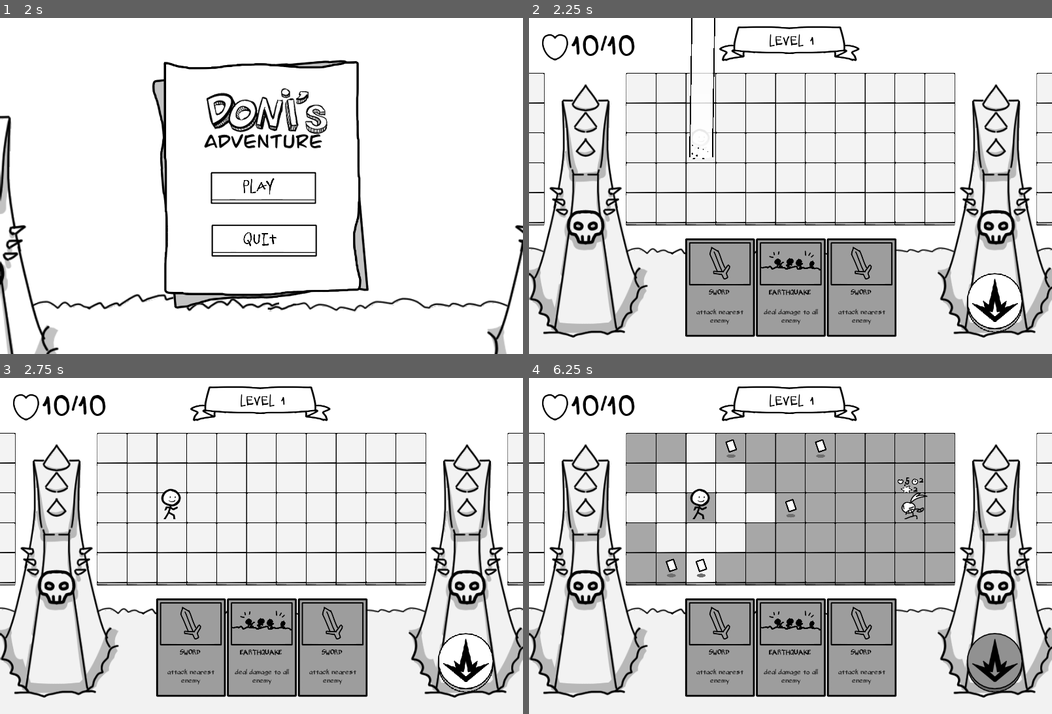
Above: before the commit, frames 1-4 (two rows, left to right).
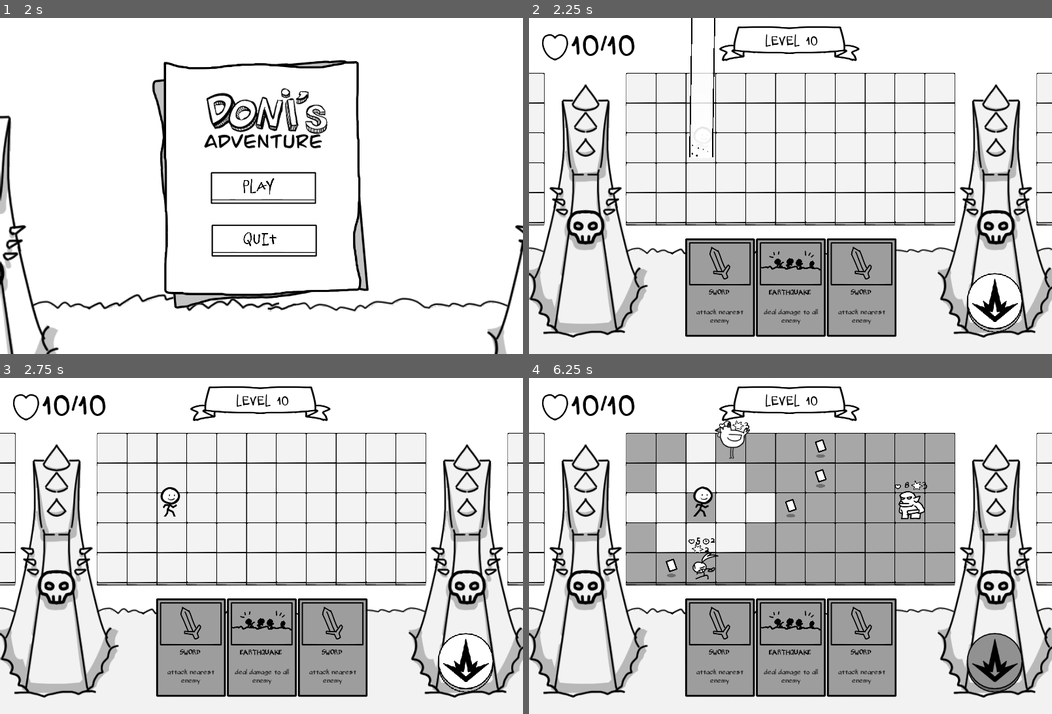
Above: after the commit, the same moments.

Repository: Frmeta/doni-adventure
Game: Godot game, scene res://scene/Splash.tscn
Two runs of this game, one before a commit and one after it. Both use one fixed random seed, a clock stepped at 60 frames per second and the inputs below. The engine's default icon, where the game draws it, is replaced by a stand-in: a white triangle on a blue panel in a dark square.
Inputs (mouse positions are in pixels of both pictures, inside the frame that each line leads up to):
- Up to frame 1 (2 s): tap Enter (ui_accept) at 0.5, 0.77, 1.52 s; move the mouse to (376, 169) at 0.52 s; hold D 0.53-1.28 s; tap F at 0.6 s; click (376, 169) at 0.67 s; tap R at 0.8, 1.35 s; move the mouse to (156, 202) at 1.27 s; tap E at 1.55 s
- Up to frame 2 (2.25 s): click "PLAY" at 2 s
- Up to frame 3 (2.75 s): no input
- Up to frame 4 (6.25 s): click (994, 663) at 2.75 s; move the mouse to (717, 660) at 3.52 s; hold D 3.53-5.03 s; tap E at 3.6, 6.05 s; click (717, 660) at 3.67 s; tap O at 3.8, 4.35 s; move the mouse to (790, 660) at 4.27 s; click (790, 660) at 4.42 s; tap Enter (ui_accept) at 4.52, 5.27, 6.02 s; tap F at 4.55, 5.85 s; move the mouse to (863, 660) at 5.02 s; click (863, 660) at 5.1 s; tap R at 5.3 s; move the mouse to (638, 448) at 5.77 s; click (638, 448) at 5.92 s

Frame 1 is identical in both runs. In frame 2, 0.2% of the frame differs, in the area x 31-56%, y 4-43%; in frame 3, 0.3%; in frame 4, 1.7%, in the area x 30-77%, y 4-62%.

Commit message:
Implement cheatcode

Diff:
--- a/prefab/player.tscn
+++ b/prefab/player.tscn
@@ -38,6 +38,28 @@
 [ext_resource path="res://sprite/playerWin/playerWin0003.png" type="Texture" id=36]
 [ext_resource path="res://sprite/playerWin/playerWin0007.png" type="Texture" id=37]
 [ext_resource path="res://sprite/playerWin/playerWin0008.png" type="Texture" id=38]
+[ext_resource path="res://sprite/shine/shine0000.png" type="Texture" id=39]
+[ext_resource path="res://sprite/shine/shine0005.png" type="Texture" id=40]
+[ext_resource path="res://sprite/shine/shine0004.png" type="Texture" id=41]
+[ext_resource path="res://sprite/shine/shine0002.png" type="Texture" id=42]
+[ext_resource path="res://sprite/shine/shine0003.png" type="Texture" id=43]
+[ext_resource path="res://sprite/shine/shine0001.png" type="Texture" id=44]
+
+[sub_resource type="SpriteFrames" id=3]
+animations = [ {
+"frames": [ ExtResource( 39 ), ExtResource( 44 ), ExtResource( 42 ), ExtResource( 43 ), ExtResource( 41 ), ExtResource( 40 ) ],
+"loop": true,
+"name": "idle",
+"speed": 5.0
+} ]
+
+[sub_resource type="SpriteFrames" id=4]
+animations = [ {
+"frames": [ ExtResource( 39 ), ExtResource( 44 ), ExtResource( 42 ), ExtResource( 43 ), ExtResource( 41 ), ExtResource( 40 ) ],
+"loop": true,
+"name": "idle",
+"speed": 2.0
+} ]
 
 [sub_resource type="SpriteFrames" id=2]
 animations = [ {
@@ -82,12 +104,26 @@
 max_health = 10
 bullet = ExtResource( 22 )
 
+[node name="Penanda Cheat" type="AnimatedSprite" parent="."]
+modulate = Color( 0.211765, 0.211765, 0.211765, 1 )
+frames = SubResource( 3 )
+animation = "idle"
+frame = 2
+playing = true
+
+[node name="Penanda Cheat2" type="AnimatedSprite" parent="."]
+position = Vector2( -2, 0 )
+rotation = 0.73739
+frames = SubResource( 4 )
+animation = "idle"
+frame = 5
+playing = true
+
 [node name="AnimatedSprite" type="AnimatedSprite" parent="."]
-position = Vector2( 3, -21 )
+position = Vector2( 5, -28 )
 scale = Vector2( -1, 1 )
 frames = SubResource( 2 )
 animation = "idle"
-frame = 1
 playing = true
 flip_h = true
 
--- a/project.godot
+++ b/project.godot
@@ -40,6 +40,7 @@
 [autoload]
 
 SoundManager="*res://prefab/SoundManager.tscn"
+CheatSingleton="*res://script/CheatSingleton.gd"
 
 [display]
 
--- a/scene/Level.tscn
+++ b/scene/Level.tscn
@@ -19,6 +19,7 @@
 [ext_resource path="res://prefab/PauseScreen.tscn" type="PackedScene" id=17]
 [ext_resource path="res://sprite/game/button0000.png" type="Texture" id=18]
 [ext_resource path="res://sprite/game/button0001.png" type="Texture" id=19]
+[ext_resource path="res://script/CheatManager.gd" type="Script" id=20]
 
 [sub_resource type="Animation" id=3]
 length = 0.001
@@ -149,6 +150,7 @@
 
 [node name="Level" type="Node2D"]
 script = ExtResource( 3 )
+current_level = 10
 
 [node name="Cam" parent="." instance=ExtResource( 12 )]
 
@@ -163,8 +165,8 @@
 texture = ExtResource( 10 )
 
 [node name="Transition" parent="CanvasLayer" instance=ExtResource( 15 )]
-margin_right = 68292.8
-margin_bottom = 41684.0
+margin_right = 70720.4
+margin_bottom = 43169.0
 
 [node name="HealthText" type="Label" parent="CanvasLayer"]
 margin_left = 113.0
@@ -339,5 +341,8 @@
 z_index = -10
 texture = ExtResource( 11 )
 
+[node name="CheatManager" type="Node2D" parent="."]
+script = ExtResource( 20 )
+
 [connection signal="pressed" from="CanvasLayer/AttackButton" to="." method="_on_TextureButton_pressed"]
 [connection signal="pressed" from="CheatButton" to="CardManager" method="_on_Button_pressed"]
--- a/script/CheatManager.gd
+++ b/script/CheatManager.gd
@@ -1,5 +1,21 @@
 extends Node2D
 
+var cheat_code = [KEY_F, KEY_R, KEY_E, KEY_D, KEY_O]
+
+
+var progress = 0
+var is_cheating = false
 
 func _ready():
 	pass
+
+func _input(event):
+	if event is InputEventKey and event.pressed:
+		if event.scancode == cheat_code[progress]:
+			progress += 1
+			if progress == cheat_code.size():
+				progress = 0
+				CheatSingleton.is_cheating = !CheatSingleton.is_cheating
+				print("cheatcode activated")
+		else:
+			progress = 0
--- /dev/null
+++ b/script/CheatSingleton.gd
@@ -0,0 +1,3 @@
+extends Node
+
+var is_cheating = false
--- a/script/player.gd
+++ b/script/player.gd
@@ -8,6 +8,13 @@
 
 var isShield = false
 
+func _process(delta):
+	if CheatSingleton.is_cheating:
+		$"Penanda Cheat".visible = true
+		$"Penanda Cheat2".visible = true
+	else:
+		$"Penanda Cheat".visible = false
+		$"Penanda Cheat2".visible = false
 
 
 func get_movement():
@@ -87,8 +94,13 @@
 	yield(get_tree().create_timer(1.0), "timeout")
 
 func damage(amount):
+	yield(VisualServer, 'frame_pre_draw')
+
+	if CheatSingleton.is_cheating:
+		# Cheating
+		return
+
 	SoundManager.play("playerHurt")
-	yield(VisualServer, 'frame_pre_draw')
 	if isShield:
 		var s = shieldHitPrefab.instance()
 		add_child(s)
Not shown: 1 places in prefab/player.tscn that only renumber resources
Not shown: 1 places in scene/Level.tscn that only renumber resources
